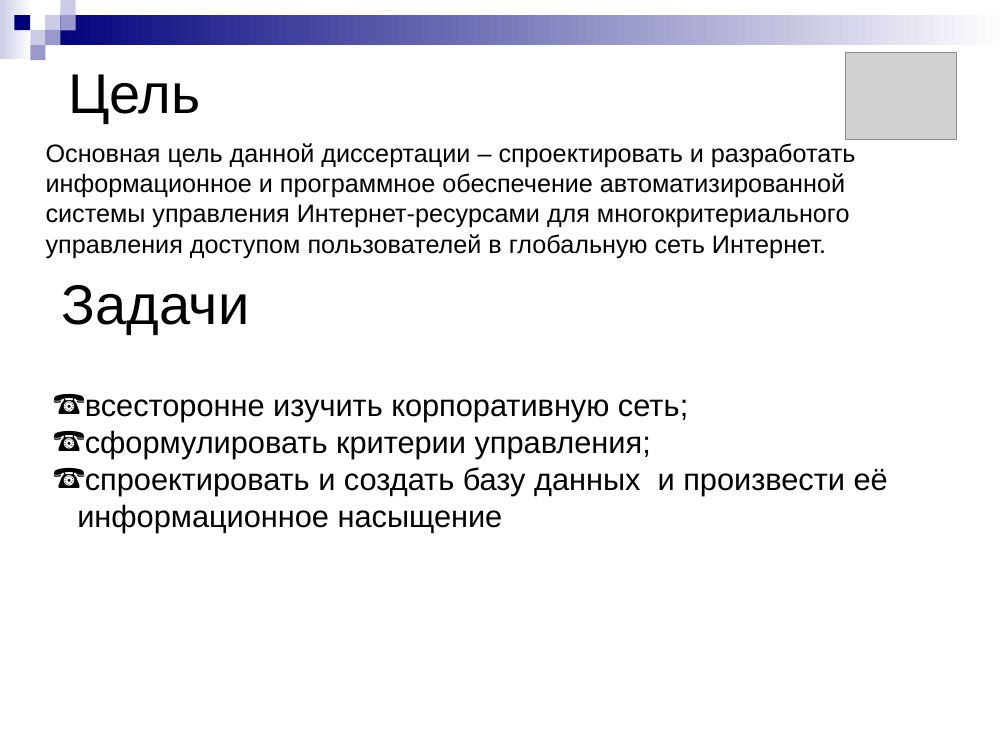
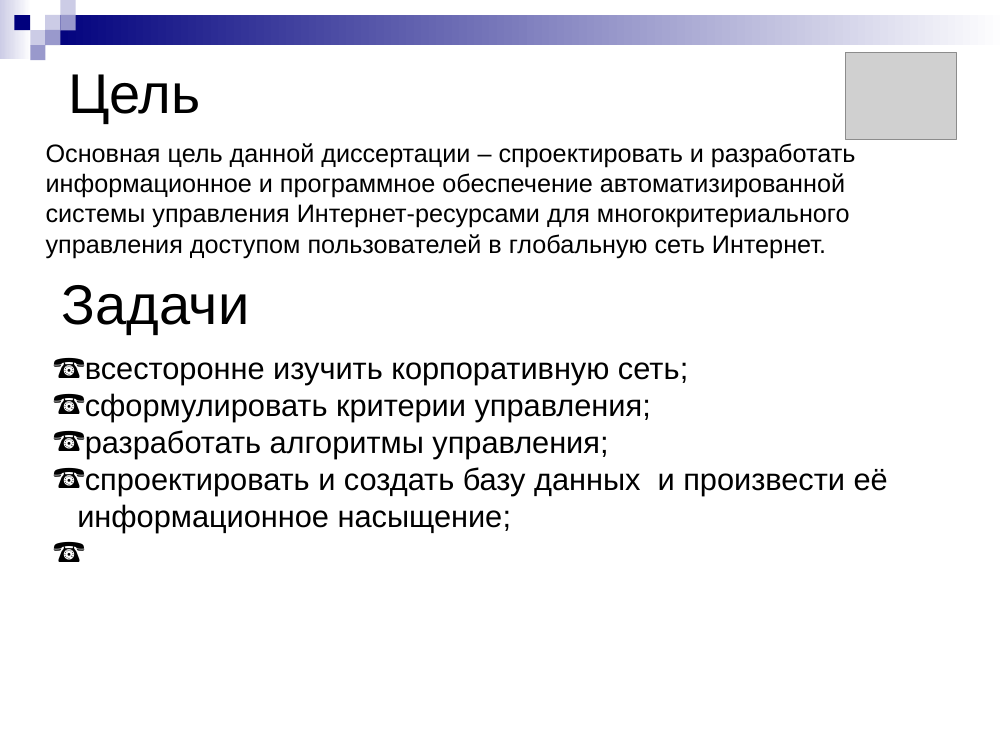
Before and after one commit to aricent123/cadbis, a slide deck: slide 2 of CADBiS_docs/DRypa/presentation.ppt. Drawn at 1008x756 pixels with LibreOffice and Linux fonts; fonts in the diff are those of the drawing; grey boxes stand for pictures. Boxes give left, top, right and bottom in pixels: in the first picture for what was removed or moved away, otherwise in the second. Text is boxed around its words. In the diff, an @@ line names an element or a change of style, - is before the commit and + after.

```diff
--- a/CADBiS_docs/DRypa/presentation.ppt
+++ b/CADBiS_docs/DRypa/presentation.ppt
@@ text "всесторонне изучить корпоративную сеть;": place and size @@
-text "всесторонне изучить корпоративную сеть;" at [77, 399, 888, 532]
+text "всесторонне изучить корпоративную сеть;" at [77, 362, 888, 533]
@@ text at [77, 430, 888, 533]: text changed @@
-☎ спроектировать и создать базу данных и произвести её информационное насыщение
+☎ разработать алгоритмы управления;
+☎ спроектировать и создать базу данных и произвести её информационное насыщение;
```
